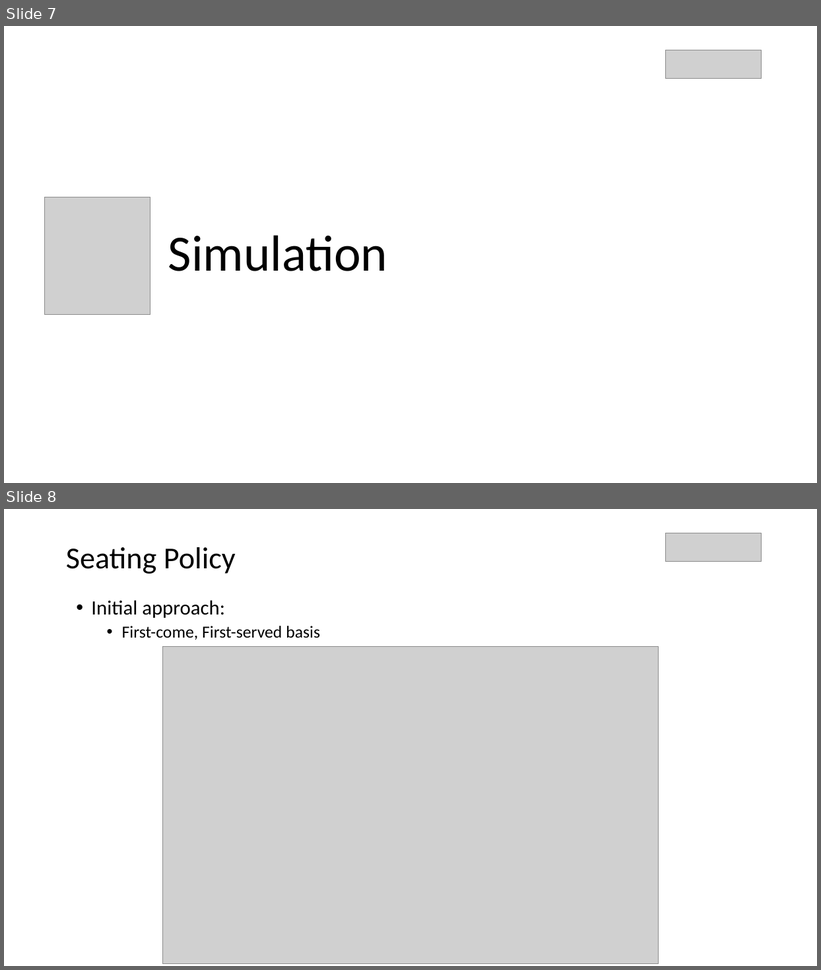
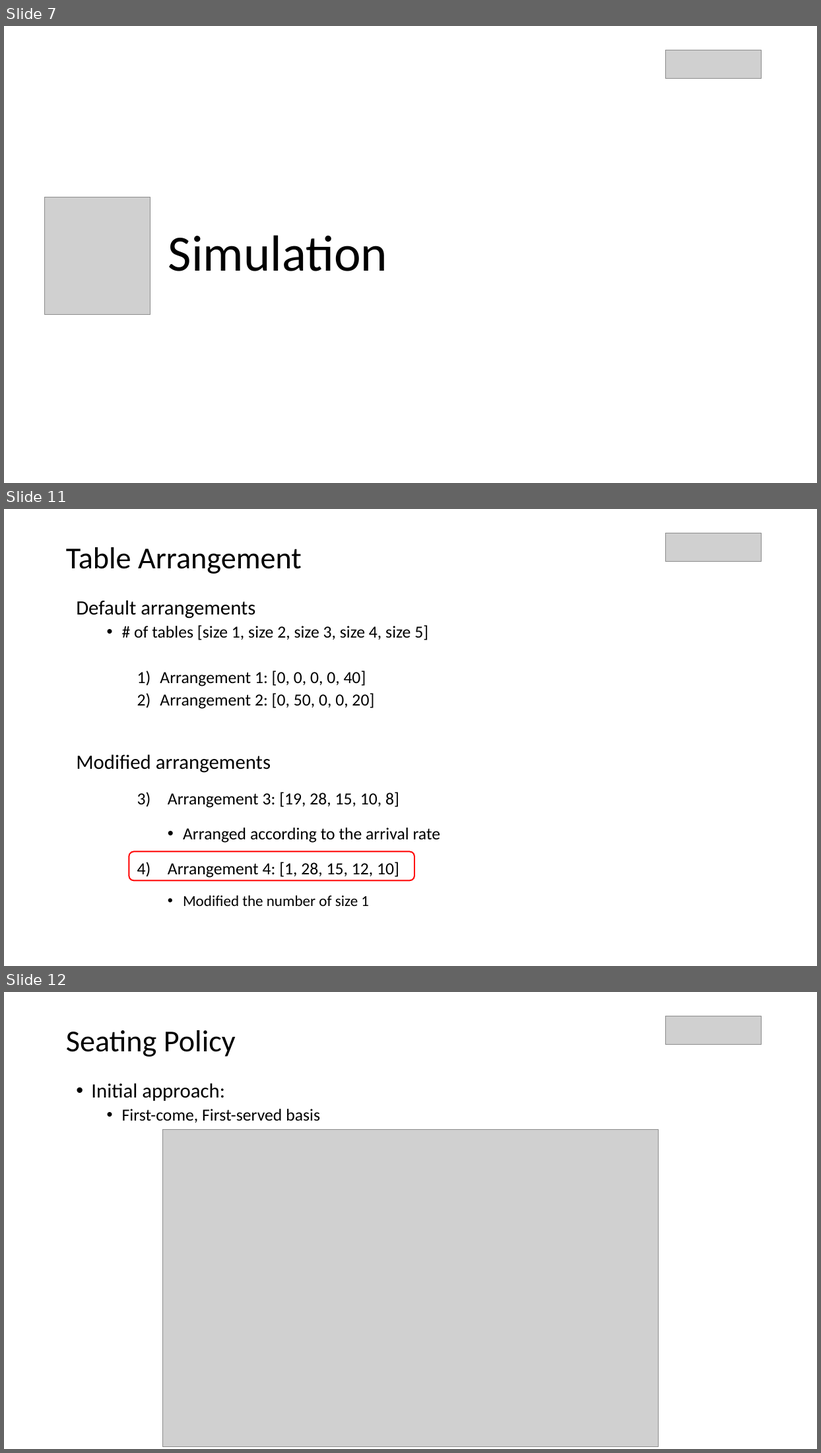
Before and after one commit to parkjan4/OptSim, a slide deck: Presentation.pptx. Shown one above the other, each under a label of ours: slides 7 and 8 before the commit, slides 7, 11 and 12 after it; the slides between them are not shown. The pictures are 821x970 and 821x1453 pixels, drawn with LibreOffice and Linux fonts; fonts in the diff are those of the drawing; grey boxes stand for pictures. Boxes give left, top, right and bottom in pixels: in the first picture for what was removed or moved away, otherwise in the second. Text is boxed around its words. In the diff, an @@ line names an element or a change of style, - is before the commit and + after.

Commit message:
presentation update

```diff
--- a/Presentation.pptx
+++ b/Presentation.pptx
@@ slide 11 added at [4, 509, 817, 966], background #FFFFFF @@
@@ text added at [66, 547, 302, 574], 36 pt, text #000000 @@
+Table Arrangement
@@ picture added at [665, 533, 761, 561] @@
@@ text added at [76, 600, 441, 906], 20 pt, text #000000 @@
+Default arrangements
+  • # of tables [size 1, size 2, size 3, size 4, size 5]
+    1) Arrangement 1: [0, 0, 0, 0, 40]
+    2) Arrangement 2: [0, 50, 0, 0, 20]
+Modified arrangements
+    3) Arrangement 3: [19, 28, 15, 10, 8]
+      • Arranged according to the arrival rate
+    4) Arrangement 4: [1, 28, 15, 12, 10]
+      • Modified the number of size 1
@@ rounded rectangle added at [129, 852, 415, 881], outline #FF0000 1.5 pt @@
@@ what was slide 8 is now slide 12 @@
```
Also in this commit, not shown: 3 other slides added.
